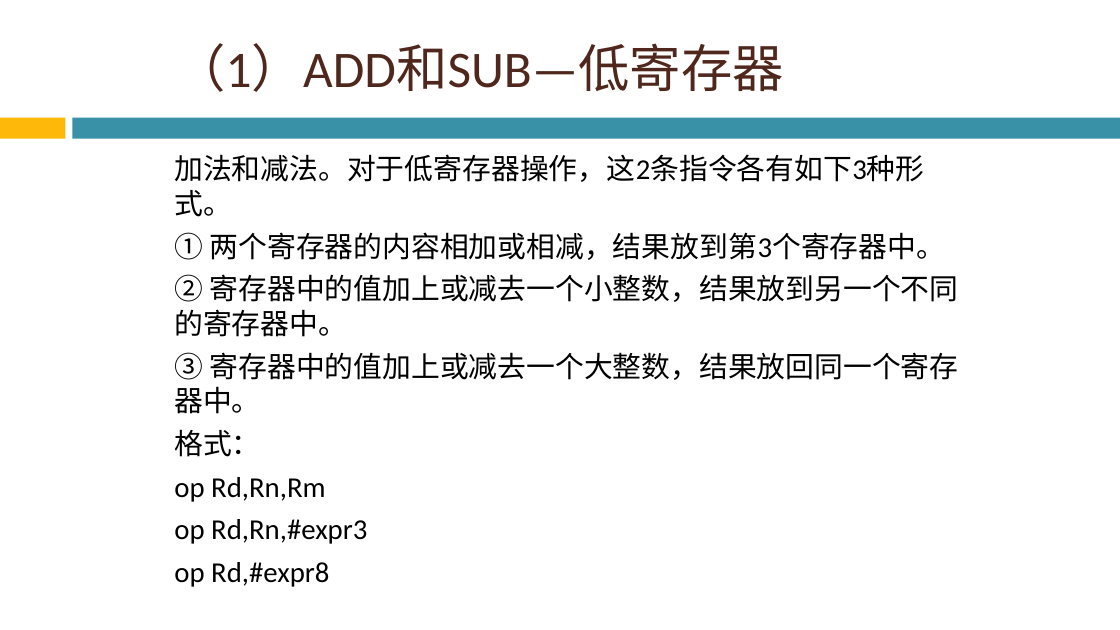
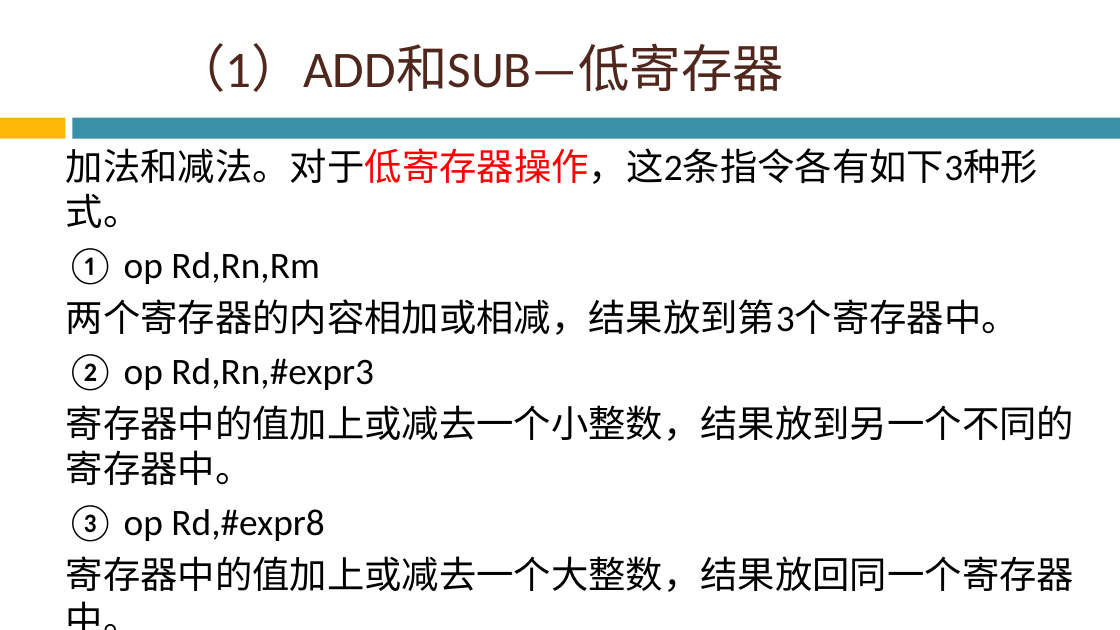
Before and after one commit to Chencao0928/ARM, a slide deck: slide 82 of 第3章 ARM指令系统/第3章 ARM指令系统.pptx (slide 79 before the commit). Drawn at 1120x630 pixels with LibreOffice and Linux fonts; fonts in the diff are those of the drawing; background and template pictures are left out. Boxes give left, top, right and bottom in pixels: in the first picture for what was removed or moved away, otherwise in the second. Text is boxed around its words. In the diff, an @@ line names an element or a change of style, - is before the commit and + after.

```diff
--- a/第3章 ARM指令系统/第3章 ARM指令系统.pptx
+++ b/第3章 ARM指令系统/第3章 ARM指令系统.pptx
@@ text "加法和减法。对于低寄存器操作，这2条指令各有如下3种形式。": place and size @@
-text "加法和减法。对于低寄存器操作，这2条指令各有如下3种形式。" at box(174, 154, 959, 544)
+text "加法和减法。对于低寄存器操作，这2条指令各有如下3种形式。" at box(66, 148, 1074, 592)
@@ text at box(66, 148, 1038, 228): size 24.6 to 32 pt, text colour #000000 to #FF0000 in "加法和减法。对于低寄存器操作，这2条指令各有如下3种形式。" @@
@@ text at box(66, 248, 1074, 592): text changed; size 24.6 to 32 pt @@
-① 两个寄存器的内容相加或相减，结果放到第3个寄存器中。
-② 寄存器中的值加上或减去一个小整数，结果放到另一个不同的寄存器中。
-③ 寄存器中的值加上或减去一个大整数，结果放回同一个寄存器中。
-格式：
-op Rd,Rn,Rm
-op Rd,Rn,#expr3
-op Rd,#expr8
+① op Rd,Rn,Rm
+两个寄存器的内容相加或相减，结果放到第3个寄存器中。
+② op Rd,Rn,#expr3
+寄存器中的值加上或减去一个小整数，结果放到另一个不同的寄存器中。
+③ op Rd,#expr8
+寄存器中的值加上或减去一个大整数，结果放回同一个寄存器中。
```
Also in this commit, not shown: 62 other slides changed, 3 slides added.
